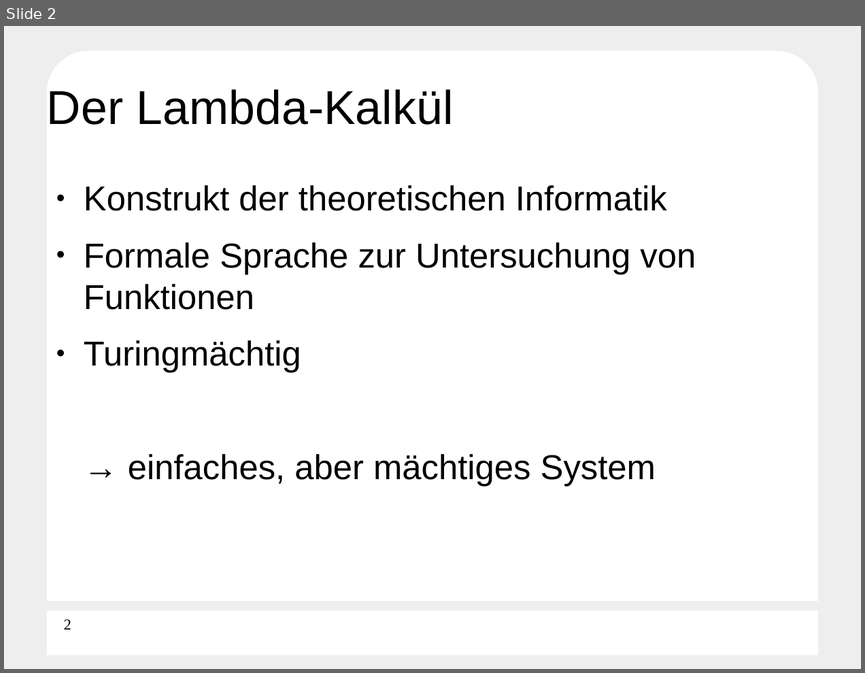
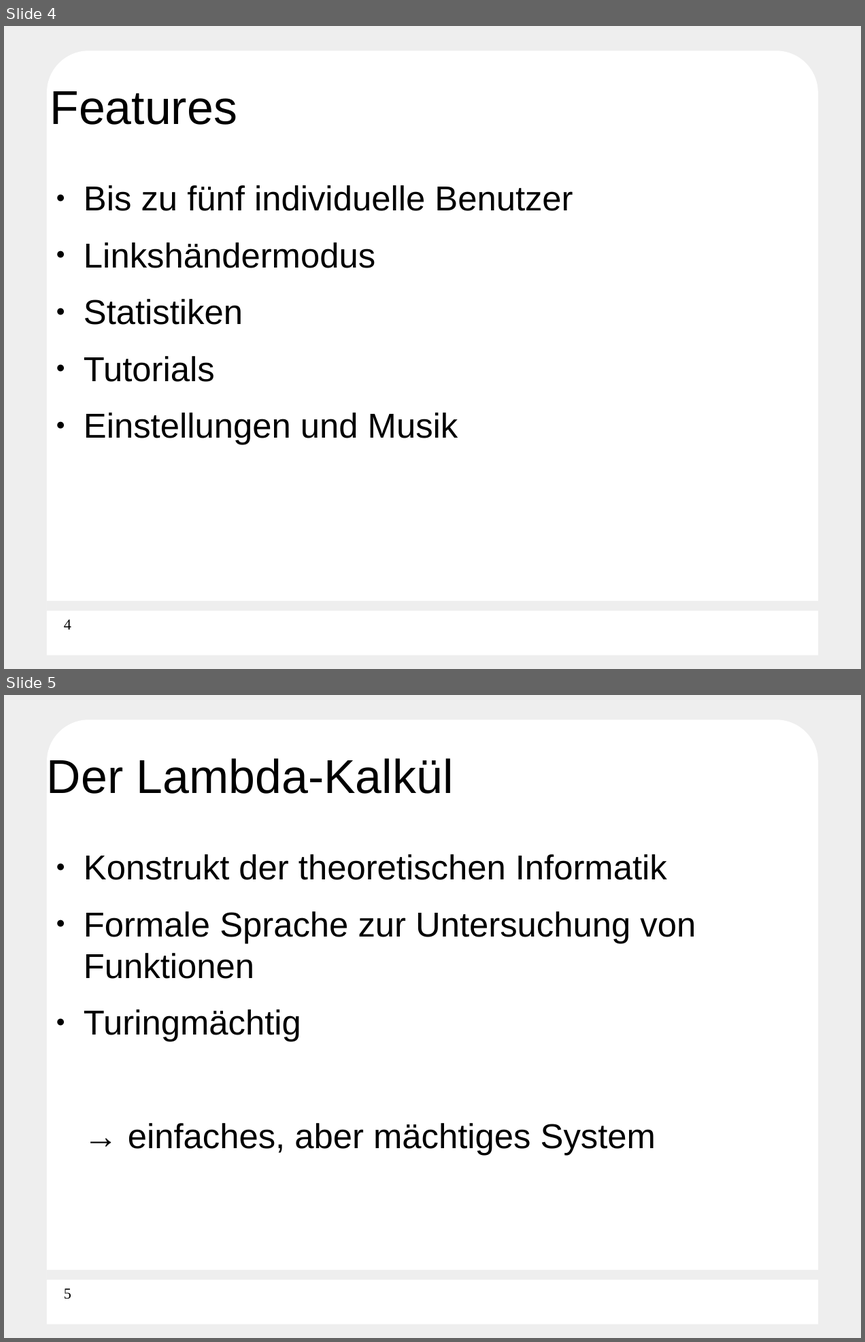
Before and after one commit to Die-anonymen-PSEler/archive, a slide deck: pse-5/final-presentation.odp. Shown one above the other, each under a label of ours: slide 2 before the commit, slides 4 and 5 after it. The pictures are 865x673 and 865x1342 pixels, drawn with LibreOffice and Linux fonts; fonts in the diff are those of the drawing; background and template pictures are left out. Boxes give left, top, right and bottom in pixels: in the first picture for what was removed or moved away, otherwise in the second. Text is boxed around its words. In the diff, an @@ line names an element or a change of style, - is before the commit and + after.

```diff
--- a/pse-5/final-presentation.odp
+++ b/pse-5/final-presentation.odp
@@ slide 4 added at (4, 26, 861, 669), background #EEEEEE; not listed: 3 template elements that a slide beside it also shows @@
@@ title added at (50, 91, 237, 125), 44 pt, text #000000 @@
+Features
@@ text added at (84, 185, 572, 445), 32 pt, text #000000 @@
+● Bis zu fünf individuelle Benutzer
+● Linkshändermodus
+● Statistiken
+● Tutorials
+● Einstellungen und Musik
@@ page number added at (64, 619, 71, 629), 14 pt, text #000000 @@
+4
@@ what was slide 2 is now slide 5 @@
@@ page number at (64, 1288, 71, 1299): text changed @@
-2
+5
```
Also in this commit, not shown: 4 slides changed, 3 other slides added, 1 slide removed, 1 other file.
